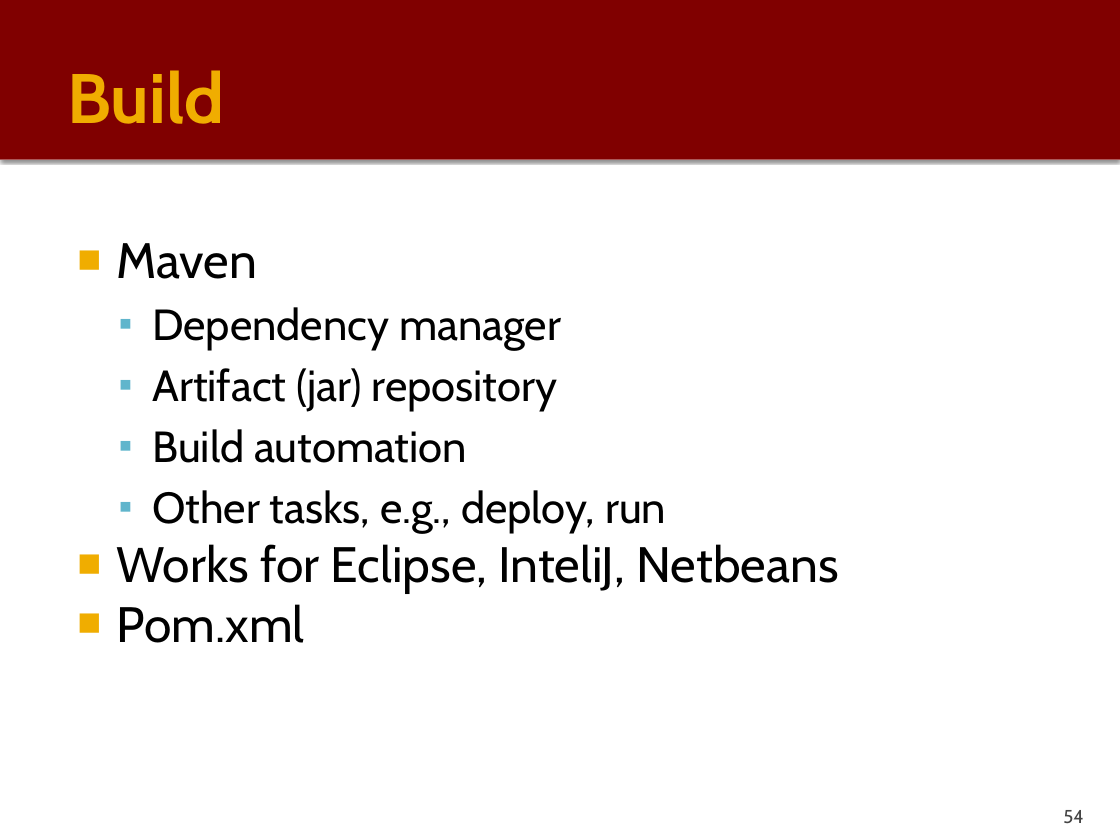
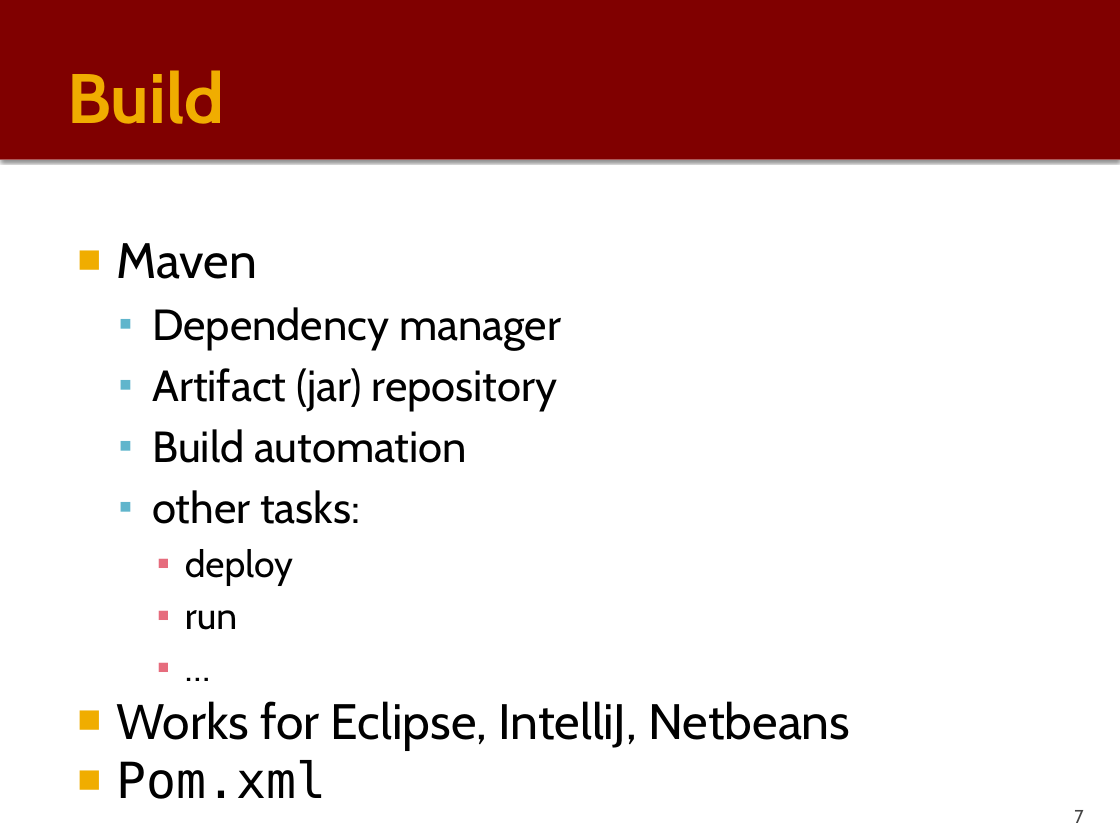
Before and after one commit to PauloGandraSousa/eapliframework, a slide deck: slide 7 of documentation/eapli.framework-Tech-Description.pptx (slide 54 before the commit). Drawn at 1120x840 pixels with LibreOffice and Linux fonts; fonts in the diff are those of the drawing. Boxes give left, top, right and bottom in pixels: in the first picture for what was removed or moved away, otherwise in the second. Text is boxed around its words. In the diff, an @@ line names an element or a change of style, - is before the commit and + after.

```diff
--- a/documentation/eapli.framework-Tech-Description.pptx
+++ b/documentation/eapli.framework-Tech-Description.pptx
@@ text at bbox=[116, 490, 850, 749]: text changed @@
-  ▪ Other tasks, e.g., deploy, run
-■ Works for Eclipse, InteliJ, Netbeans
+  ▪ other tasks:
+    ▪ deploy
+    ▪ run
+    ▪ …
+■ Works for Eclipse, IntelliJ, Netbeans
@@ text at bbox=[116, 760, 326, 799]: font Cabin to DejaVu Sans Mono in "Pom.xml" @@
@@ page number at bbox=[1074, 810, 1083, 823]: text changed @@
-54
+7
```
Also in this commit, not shown: 18 other slides changed, 33 slides added, 8 slides removed, 1 other file.
